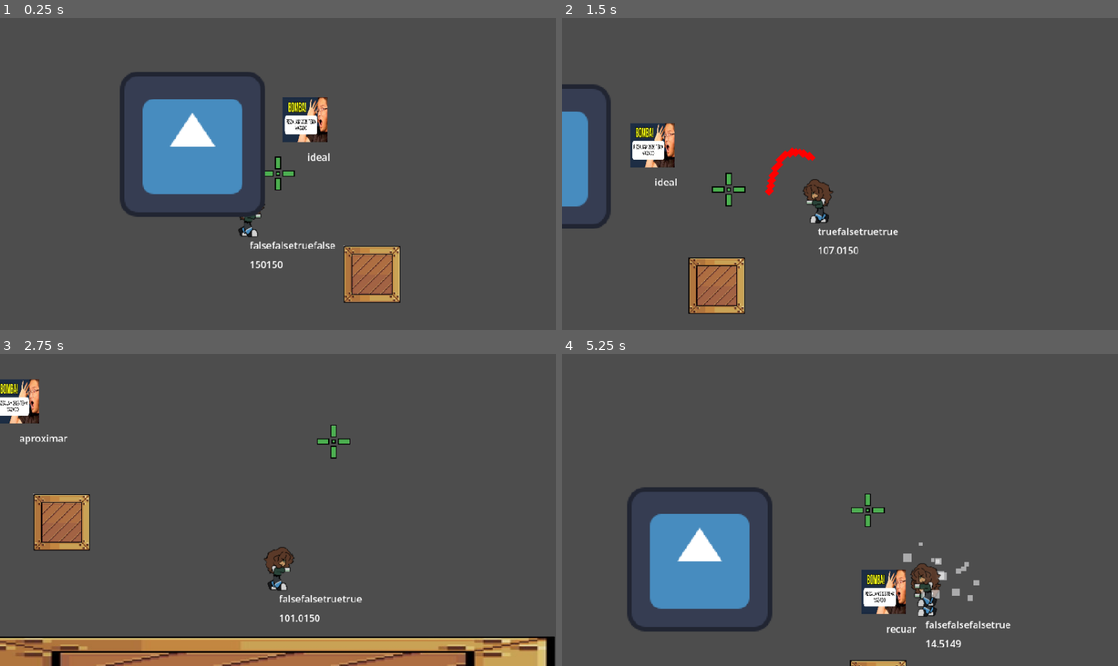
Above: before the commit, frames 1-4 (two rows, left to right).
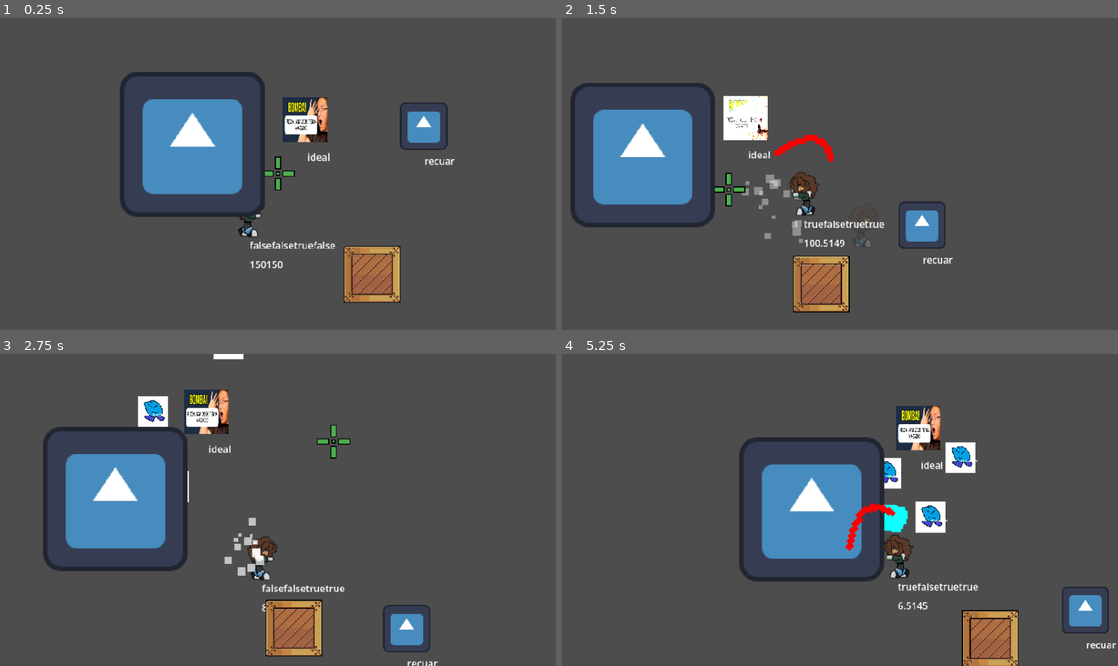
Above: after the commit, the same moments.

Repository: mathkkj/ROGUENAVE
Game: Godot game, scene res://cenas_tscn/cena.tscn
Two runs of this game, one before a commit and one after it. Both use one fixed random seed, a clock stepped at 60 frames per second and the inputs below. The engine's default icon, where the game draws it, is replaced by a stand-in: a white triangle on a blue panel in a dark square.
Inputs (mouse positions are in pixels of both pictures, inside the frame that each line leads up to):
- Up to frame 1 (0.25 s): no input
- Up to frame 2 (1.5 s): move the mouse to (962, 158) at 0.52 s; hold D (direita) 0.53-1.28 s; tap E (dash) at 0.6 s; click (962, 158) at 0.67 s; move the mouse to (728, 189) at 1.27 s; hold Down (baixo) from 1.28 s (still down); click (728, 189) at 1.35 s
- Up to frame 3 (2.75 s): tap E (dash) at 1.55, 2.1 s; move the mouse to (333, 441) at 2.02 s; release Down (baixo) at 2.03 s; hold D (direita) from 2.03 s (still down)
- Up to frame 4 (5.25 s): move the mouse to (812, 572) at 2.77 s; release D (direita) at 2.78 s; hold Up (cima) 2.78-3.53 s; tap E (dash) at 2.85, 3.8, 4.35, 5.1 s; click (812, 572) at 2.92 s; move the mouse to (1006, 556) at 3.52 s; press the mouse at (1006, 556) at 3.53 s; hold A (esquerda) 3.53-5.03 s; move the mouse to (673, 463) at 4.27 s; release the mouse at (673, 463) at 4.28 s; move the mouse to (867, 510) at 5.02 s; hold Down (baixo) from 5.03 s (still down); click (867, 510) at 5.17 s

The runs differ from the first frame. In frame 1, 0.9% of the frame differs, in the area x 71-82%, y 27-48%; in frame 2, 16%; in frame 3, 23%, in the area x 0-100%, y 0-100%; in frame 4, 22%.

Commit message:
inimigo invocador funcionando + vc consegue matar os inimigos
inimigos invocadores e inimigos invocados (pelo o inimigo invocador) funcionando.

além disso, vc pode matar agora todos os inimigos presentes

futura atualização no inimigo invocador: tem que verificar se o inimigo invocador está invocando no lugar correto (sem parede ou dentro do quarto

Diff:
--- a/cenas_tscn/cena.tscn
+++ b/cenas_tscn/cena.tscn
@@ -9,6 +9,7 @@
 [ext_resource type="Texture2D" uid="uid://cmdiemw8l5v8o" path="res://placeholder/caixa_madeira.png" id="8_q3n0b"]
 [ext_resource type="Script" uid="uid://ckbcyurf5jexp" path="res://codigo_gd/objeto_fisico_interagivel.gd" id="8_uk6bg"]
 [ext_resource type="PackedScene" uid="uid://b6hipi6lp07b3" path="res://cenas_tscn/inimigos_tscn/inimigo_invocador.tscn" id="10_iwd25"]
+[ext_resource type="PackedScene" uid="uid://dt7frg7l5upcl" path="res://cenas_tscn/inimigos_tscn/inimigo_projetil.tscn" id="10_y6nmq"]
 
 [sub_resource type="RectangleShape2D" id="RectangleShape2D_uk6bg"]
 size = Vector2(464, 467)
@@ -72,3 +73,6 @@
 shape = SubResource("RectangleShape2D_iwd25")
 
 [node name="Inimigo_invocador" parent="." unique_id=1725429804 instance=ExtResource("10_iwd25")]
+
+[node name="Inimigo_projetil" parent="." unique_id=944234677 instance=ExtResource("10_y6nmq")]
+position = Vector2(197, 6)
--- a/cenas_tscn/inimigos_tscn/inimigo.tscn
+++ b/cenas_tscn/inimigos_tscn/inimigo.tscn
@@ -9,8 +9,9 @@
 [node name="Inimigo" type="CharacterBody2D" unique_id=1768556099 groups=["inimigos"]]
 motion_mode = 1
 script = ExtResource("1_fc5b1")
+vida = 12
 
-[node name="Sprite2D" type="Sprite2D" parent="." unique_id=512661686]
+[node name="Sprite2D" type="Sprite2D" parent="." unique_id=512661686 groups=["inimigos"]]
 scale = Vector2(0.35072476, 0.35072476)
 texture = ExtResource("2_0rnxl")
 
@@ -47,4 +48,5 @@
 [node name="RayCimaEsquerda" type="RayCast2D" parent="Raycast" unique_id=1635963035]
 target_position = Vector2(-50, -50)
 
+[connection signal="morreu" from="." to="." method="_on_morreu"]
 [connection signal="timeout" from="atirar_tempo" to="." method="_on_atirar_tempo_timeout"]
--- a/cenas_tscn/inimigos_tscn/inimigo_invocador.tscn
+++ b/cenas_tscn/inimigos_tscn/inimigo_invocador.tscn
@@ -17,9 +17,11 @@
 script = ExtResource("1_6mb38")
 distancia_maxima = 500
 distancia_minima = 100
+knockback = 500
 speed = 150.0
 max_speed = 400.0
 max_accel = 1400.0
+vida = 12
 metadata/_custom_type_script = "uid://dgnct4e6m2fwr"
 
 [node name="Sprite2D" type="Sprite2D" parent="." unique_id=1627349531]
@@ -31,7 +33,7 @@
 shape = SubResource("RectangleShape2D_6mb38")
 
 [node name="atirar_tempo" type="Timer" parent="." unique_id=1213128496]
-wait_time = 5.0
+wait_time = 1.5
 autostart = true
 
 [node name="Raycast" type="Node2D" parent="." unique_id=696236964]
--- a/cenas_tscn/inimigos_tscn/inimigo_meele_invocado.tscn
+++ b/cenas_tscn/inimigos_tscn/inimigo_meele_invocado.tscn
@@ -7,13 +7,13 @@
 size = Vector2(60, 61.666664)
 
 [sub_resource type="CircleShape2D" id="CircleShape2D_diibh"]
-radius = 634.34674
+radius = 707.8175
 
 [sub_resource type="RectangleShape2D" id="RectangleShape2D_osyl6"]
 size = Vector2(5.501678, 12.921783)
 
-[node name="Inimigo_meele_invocado" type="CharacterBody2D" unique_id=185664261 groups=["inimigos"]]
-scale = Vector2(0.5, 0.5)
+[node name="Inimigo_meele_invocado" type="CharacterBody2D" unique_id=185664261 groups=["inimigos", "inimigos_invocados"]]
+scale = Vector2(0.4, 0.4)
 motion_mode = 1
 safe_margin = 0.001
 script = ExtResource("1_pgx0w")
@@ -22,6 +22,7 @@
 knockback_dash = 800
 speed = 50.0
 max_speed = 250.0
+vida = 6
 metadata/_custom_type_script = "uid://carrgaap35jf0"
 
 [node name="Sprite2D" type="Sprite2D" parent="." unique_id=345986527]
--- a/cenas_tscn/inimigos_tscn/inimigo_projetil.tscn
+++ b/cenas_tscn/inimigos_tscn/inimigo_projetil.tscn
@@ -11,6 +11,7 @@
 script = ExtResource("2_4js5t")
 speed = 200.0
 max_speed = 400.0
+vida = 12
 metadata/_custom_type_script = "uid://dgnct4e6m2fwr"
 
 [node name="Sprite2D" type="Sprite2D" parent="." unique_id=1905566062]
--- /dev/null
+++ b/cenas_tscn/inimigos_tscn/particula_morte.tscn
@@ -0,0 +1,28 @@
+[gd_scene format=3 uid="uid://cqyxo2fg5onmo"]
+
+[ext_resource type="Script" uid="uid://dl3mrvveveu18" path="res://codigo_gd/inimigo_gd/explosao_destruiacao_bala.gd" id="1_06ssf"]
+
+[sub_resource type="Curve" id="Curve_ug3rk"]
+_limits = [0.0, 16.0, 0.0, 1.0]
+_data = [Vector2(0, 14.022472), 0.0, 0.0, 0, 0, Vector2(1, 0), 0.0, 0.0, 0, 0]
+point_count = 2
+
+[sub_resource type="Gradient" id="Gradient_06ssf"]
+colors = PackedColorArray(0, 1, 1, 1, 1, 1, 1, 0)
+
+[node name="particula_morte" type="Node2D" unique_id=443597684]
+script = ExtResource("1_06ssf")
+
+[node name="CPUParticles2D" type="CPUParticles2D" parent="." unique_id=1631290075]
+emitting = false
+amount = 64
+one_shot = true
+explosiveness = 1.0
+lifetime_randomness = 0.2
+direction = Vector2(0, 0)
+spread = 180.0
+gravity = Vector2(0, 0)
+initial_velocity_min = 100.0
+initial_velocity_max = 300.0
+scale_amount_curve = SubResource("Curve_ug3rk")
+color_ramp = SubResource("Gradient_06ssf")
--- a/codigo_gd/inimigo.gd
+++ b/codigo_gd/inimigo.gd
@@ -1,5 +1,9 @@
 extends CharacterBody2D
 class_name Inimigo
+
+signal dano_processado
+
+signal morreu
 
 @export var desaceleracao: float = 2500.0
 @export var speed: float = 100.0
@@ -7,11 +11,11 @@
 @export var max_speed := 300.0
 @export var max_accel := 1200.0
 
-@onready var cor_dominante := Color.WHITE
-
-
-var explosao_cena = preload("res://cenas_tscn/explosao.tscn")
-var vida: int = 25
+@onready var particula_morte_cena = preload("res://cenas_tscn/inimigos_tscn/particula_morte.tscn")
+@onready var explosao_cena = preload("res://cenas_tscn/explosao.tscn")
+
+@export var vida: int
+
 var knockback_force: Vector2 = Vector2.ZERO
 
 @onready var sprite := $Sprite2D
@@ -141,11 +145,12 @@
 			score += tangente.dot(direcao_alvo) * 4.0
 
 			# penalidade da colisão
-
-			if ray.get_collider().is_in_group("inimigos"):
-				score -= 6.0
-			else:
-				score -= 4.0
+			if ray.get_collider() != null:
+
+				if ray.get_collider().is_in_group("inimigos") or ray.get_collider().is_in_group("inimigos_invocados"):
+					score -= 6.0
+				else:
+					score -= 4.0
 
 
 		# ray da esquerda e direita
@@ -222,8 +227,7 @@
 
 	move_and_slide()
 
-	if vida <= 0:
-		queue_free()
+
 
 func aplicar_knockback(direcao: Vector2, forca: float) -> void:
 	estado_atual = ESTADOS.HIT
@@ -237,7 +241,17 @@
 
 func receber_dano(dano: int) -> void:
 	vida -= dano
+	if vida <= 0:
+			var particula_morte = particula_morte_cena.instantiate()
+			particula_morte.position = global_position
+			get_tree().current_scene.add_child(particula_morte)
+			queue_free()
+	dano_processado.emit()
 
 
 func _ready() -> void:
 	alvo = Global.personagem
+
+
+#func _on_morreu() -> void:
+	#get_tree().quit()
--- a/codigo_gd/inimigo_gd/inimigo_invocador.gd
+++ b/codigo_gd/inimigo_gd/inimigo_invocador.gd
@@ -4,7 +4,7 @@
 @onready var inimigos_invocados_cena: PackedScene = preload("res://cenas_tscn/inimigos_tscn/inimigo_meele_invocado.tscn")
 @onready var area = $circulo_de_visao
 @onready var collision = $circulo_de_visao/CollisionShape2D
-
+var ja_atirou : bool = false
 enum ESTADOS_INVOCADOR {
 	NORMAL,
 	INVOCANDO
@@ -18,6 +18,7 @@
 
 
 func _physics_process(delta: float) -> void:
+
 	if not is_instance_valid(alvo):
 		return
 
@@ -33,9 +34,11 @@
 
 
 func _on_atirar_tempo_timeout() -> void:
+	if ja_atirou:
+		return
 	if not pode_invocar():
 		return
-
+	ja_atirou = true
 	print("inimigo invocador invocou")
 	estado_invocador = ESTADOS_INVOCADOR.INVOCANDO
 	velocity = Vector2.ZERO
@@ -47,7 +50,7 @@
 		get_tree().current_scene.add_child(inimigo)
 
 	estado_invocador = ESTADOS_INVOCADOR.NORMAL
-	atirar_tempo.start()
+
 
 
 func pegar_pos_borda() -> Vector2:
@@ -74,5 +77,17 @@
 	if collider != null and collider.is_in_group("inimigos"):
 		return
 
-	if not atirar_tempo.is_stopped():
-		atirar_tempo.stop()
+
+func receber_dano(dano: int) -> void:
+	if not is_instance_valid(alvo):
+		return
+	vida -= dano
+	if vida <= 0:
+			var particula_morte = particula_morte_cena.instantiate()
+			particula_morte.position = global_position
+			get_tree().current_scene.add_child(particula_morte)
+			queue_free()
+			for node in get_tree().get_nodes_in_group("inimigos_invocados"):
+				node.queue_free()
+
+	dano_processado.emit()
--- a/codigo_gd/inimigo_meele.gd
+++ b/codigo_gd/inimigo_meele.gd
@@ -1,11 +1,10 @@
 extends Inimigo
 class_name Inimigo_meele
 
-@onready var LOS = get_node("RayLOS")
 @onready var atirar_tempo = get_node("atirar_tempo")
 @onready var label = get_node("Label")
 
-
+@onready var LOS = get_node("RayLOS")
 
 @export var dash_vel = 450
 @export var aceleracao = 1400
--- a/codigo_gd/personagem_gd/armas/arma_1.gd
+++ b/codigo_gd/personagem_gd/armas/arma_1.gd
@@ -1,12 +1,13 @@
 class_name ArmasRanged
 extends Node2D
 
-signal superaqueceu
 
 @onready var bala_cena = preload("res://cenas_tscn/armas/bala.tscn")
 @onready var sair_bala = get_node("sair_bala")
 @onready var sprite = get_node("Sprite2D")
 @onready var texto = get_node("Label")
+
+
 
 var calor = 0.0
 var calor_maximo = 100.0
--- a/codigo_gd/personagem_gd/personagem.gd
+++ b/codigo_gd/personagem_gd/personagem.gd
@@ -1,6 +1,6 @@
 extends CharacterBody2D
 
-@export var vida = 6
+@export var vida : int = 6
 
 @onready var label = $Label
 @onready var label2 = $Label2
@@ -43,6 +43,11 @@
 var stamina_por_acao = 40
 var pode_descansar : bool
 var stamina_por_ataque = 25
+
+@export var dano_arma_prog : int = 4
+@export var dano_arma_mult : int = 6
+
+@onready var particula_morte_cena = preload("res://cenas_tscn/inimigos_tscn/particula_morte.tscn")
 
 #estados
 var esta_andando: bool = false
@@ -73,12 +78,12 @@
 @onready var ghost_node = preload("res://cenas_tscn/personagem/ghost_sprite.tscn")
 @onready var ghost_timer = get_node("ghost timer")
 
-func perder_vida(dano, direcao_projetil, forca) -> float:
+func perder_vida(dano, DIR, forca) -> float:
 	Input.start_joy_vibration(0, 1.0, 1.0, 0.2)
-	print(direcao_projetil)
-	camera.add_trauma(0.4, round(direcao_projetil))
-	aplicar_knockback(direcao_projetil, forca)
-	_particula_instancia(self, direcao_projetil)
+	print(DIR)
+	camera.add_trauma(0.4, round(DIR))
+	aplicar_knockback(DIR, forca)
+	_particula_instancia(self, DIR)
 	vida -= dano
 	get_tree().paused = true
 	#taca a animacao
@@ -459,16 +464,22 @@
 		body.aplicar_knockback(direcao_golpe, 900)
 
 
-		##RECEBER DANO
-		#if body.has_method("receber_dano"):
-			#body.receber_dano(25)
+		#RECEBER DANO
+
 
 		#particula e se for um personagem
 		if body is CharacterBody2D:
 			Input.start_joy_vibration(0, 1.0, 1.0, 0.2)
 			#camera.add_trauma(0.4, round(direcao_golpe))
-
-			_particula_instancia(body, direcao_golpe)
+			if body.has_method("receber_dano"):
+				if body.vida <= dano_arma_mult:
+					body.receber_dano(dano_arma_mult)
+					#_particula_morte_instancia(body)
+
+				else:
+					body.receber_dano(dano_arma_mult)
+					_particula_instancia(body, direcao_golpe)
+				print(body.vida)
 	if body.is_in_group("projetil_inimigo") and em_golpe:
 		pass
 
@@ -478,9 +489,26 @@
 		body.aplicar_knockback(direcao, forca)
 		Input.start_joy_vibration(0, 1.0, 1.0, 0.1)
 		camera.add_trauma(0.1, round(direcao))
+			#RECEBER DANO
 		if body is CharacterBody2D:
-			_particula_instancia(body, direcao)
-
+			#camera.add_trauma(0.4, round(direcao_golpe))
+			if body.has_method("receber_dano"):
+				if body.vida <= dano_arma_prog:
+					body.receber_dano(dano_arma_prog)
+					_particula_morte_instancia(body)
+				else:
+					body.receber_dano(dano_arma_prog)
+					_particula_instancia(body, direcao)
+
+
+
+func _particula_morte_instancia(body):
+	#var particula_morte = particula_morte_cena.instantiate()
+	#particula_morte.position = body.global_position
+	#get_tree().current_scene.add_child(particula_morte)
+	#
+	#body.queue_free()
+	pass
 func _particula_instancia(body, direcao):
 		print(body, direcao)
 		#var sprite = body.get_node("Sprite2D")
--- a/project.godot
+++ b/project.godot
@@ -35,6 +35,7 @@
 hurtbox=""
 projetil_inimigo=""
 arma_multimidia=""
+inimigos_invocados=""
 
 [input]
 
